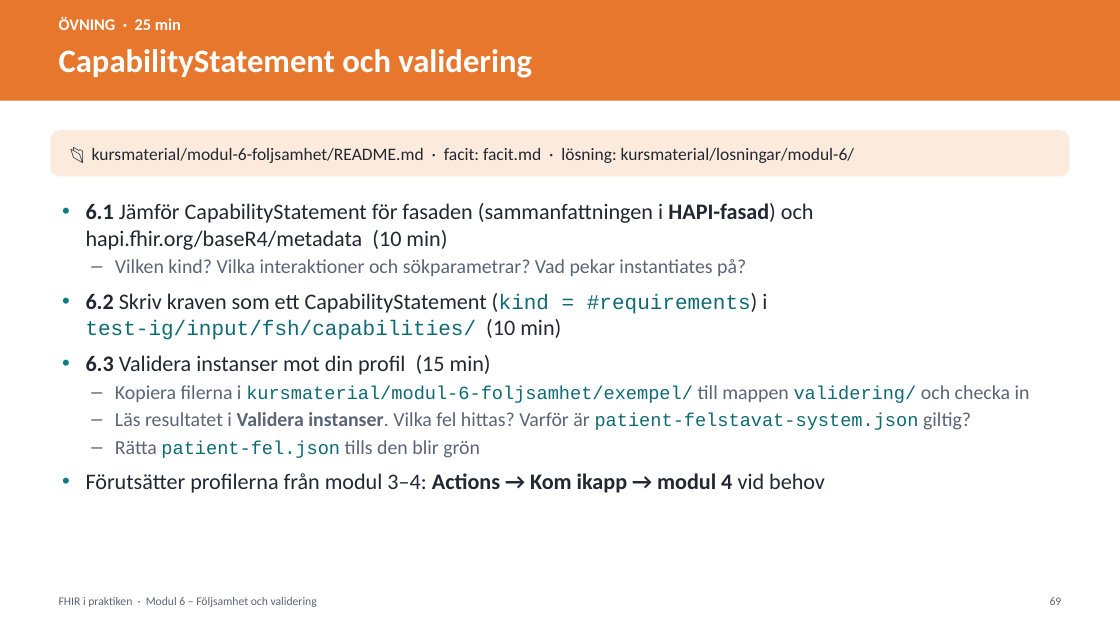
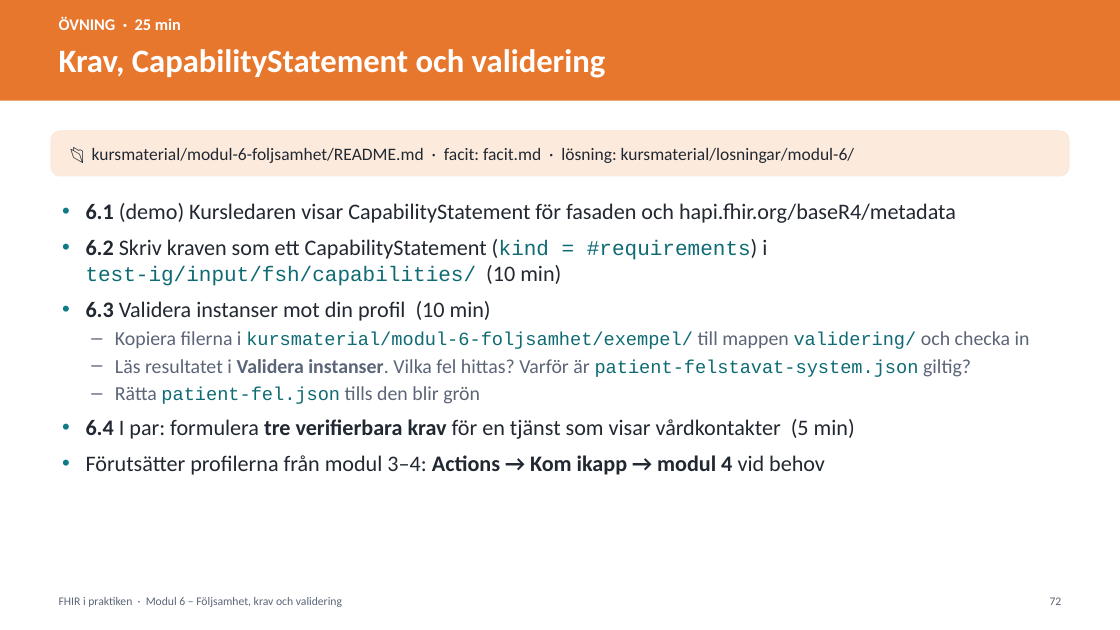
Before and after one commit to oskthu2/fhireducation, a slide deck: slide 72 of presentation/FHIR-utbildning.pptx (slide 69 before the commit). Drawn at 1120x630 pixels with LibreOffice and Linux fonts; fonts in the diff are those of the drawing. Boxes give left, top, right and bottom in pixels: in the first picture for what was removed or moved away, otherwise in the second. Text is boxed around its words. In the diff, an @@ line names an element or a change of style, - is before the commit and + after.

```diff
--- a/presentation/FHIR-utbildning.pptx
+++ b/presentation/FHIR-utbildning.pptx
@@ text at [59, 49, 606, 78]: text changed @@
-CapabilityStatement och validering
+Krav, CapabilityStatement och validering
@@ text at [86, 203, 956, 223]: text changed @@
-• 6.1 Jämför CapabilityStatement för fasaden (sammanfattningen i HAPI-fasad) och hapi.fhir.org/baseR4/metadata (10 min)
-– Vilken kind? Vilka interaktioner och sökparametrar? Vad pekar instantiates på?
+• 6.1 (demo) Kursledaren visar CapabilityStatement för fasaden och hapi.fhir.org/baseR4/metadata
@@ text at [86, 301, 491, 321]: text changed @@
-• 6.3 Validera instanser mot din profil (15 min)
+• 6.3 Validera instanser mot din profil (10 min)
@@ text at [86, 419, 855, 439]: paragraph added @@
+• 6.4 I par: formulera tre verifierbara krav för en tjänst som visar vårdkontakter (5 min)
@@ text at [59, 597, 342, 607]: text changed @@
-FHIR i praktiken · Modul 6 – Följsamhet och validering
+FHIR i praktiken · Modul 6 – Följsamhet, krav och validering
@@ text at [1050, 597, 1062, 605]: text changed @@
-69
+72
```
Also in this commit, not shown: 49 other slides changed, 6 slides added, 12 other files.
